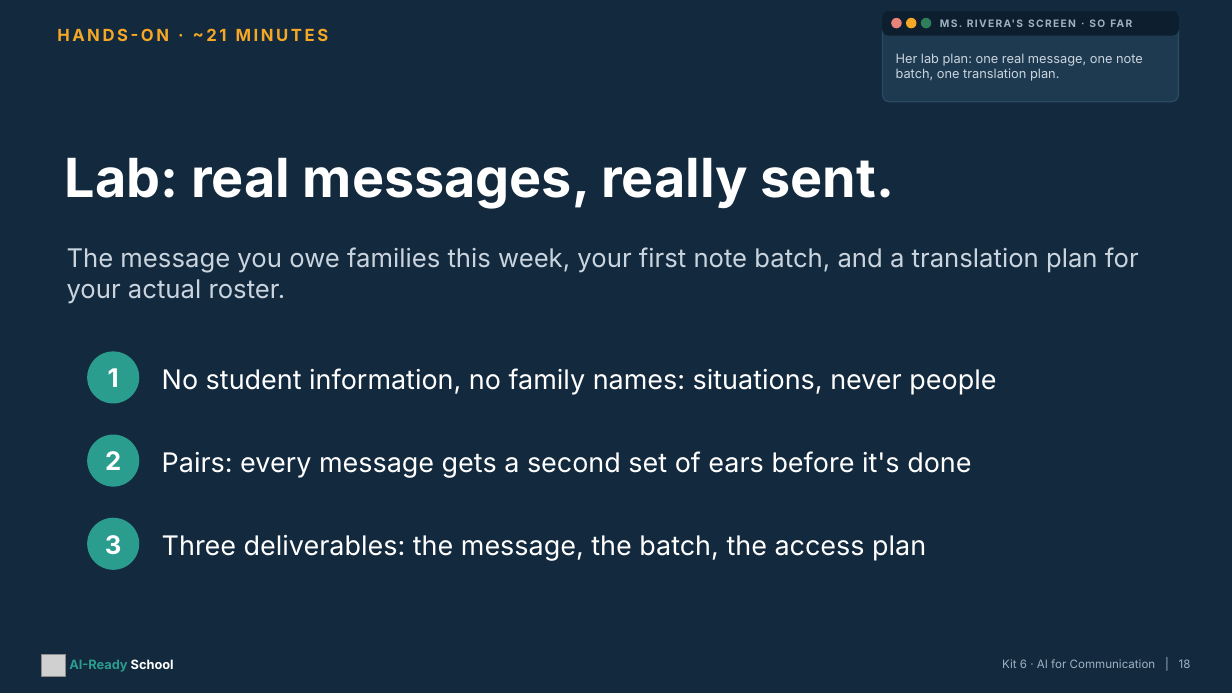
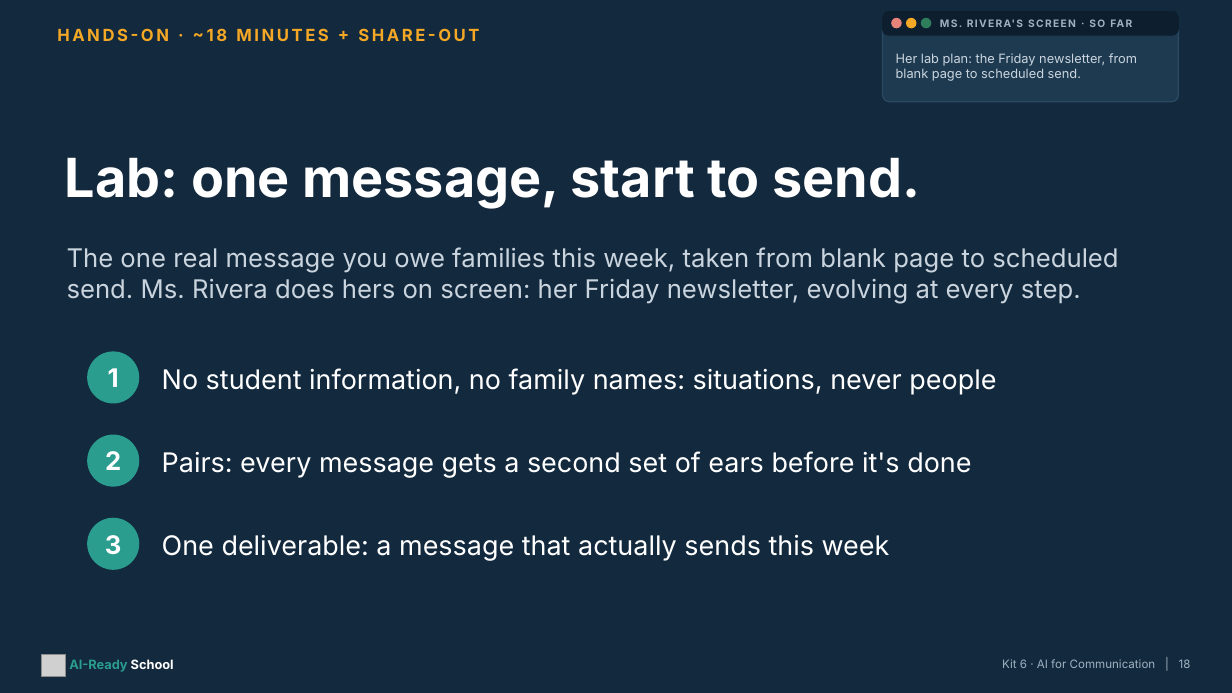
Before and after one commit to aspinozzi1/Ai-School-Ready, a slide deck: slide 18 of kits/kit06/Kit06_PresentationDeck.pptx. Drawn at 1232x693 pixels with LibreOffice and Linux fonts; fonts in the diff are those of the drawing; grey boxes stand for pictures. Boxes give left, top, right and bottom in pixels: in the first picture for what was removed or moved away, otherwise in the second. Text is boxed around its words. In the diff, an @@ line names an element or a change of style, - is before the commit and + after.

```diff
--- a/kits/kit06/Kit06_PresentationDeck.pptx
+++ b/kits/kit06/Kit06_PresentationDeck.pptx
@@ text at (57,28,479,41): text changed @@
-HANDS-ON · ~21 MINUTES
+HANDS-ON · ~18 MINUTES + SHARE-OUT
@@ text at (896,53,1137,81): text changed @@
-Her lab plan: one real message, one note batch, one translation plan.
+Her lab plan: the Friday newsletter, from blank page to scheduled send.
@@ text at (65,157,920,208): text changed @@
-Lab: real messages, really sent.
+Lab: one message, start to send.
@@ text at (67,247,1118,303): text changed @@
-The message you owe families this week, your first note batch, and a translation plan for your actual roster.
+The one real message you owe families this week, taken from blank page to scheduled send. Ms. Rivera does hers on screen: her Friday newsletter, evolving at every step.
@@ text at (162,535,890,561): text changed @@
-Three deliverables: the message, the batch, the access plan
+One deliverable: a message that actually sends this week
```
Also in this commit, not shown: 13 other slides changed, 4 slides added, 4 slides removed, 21 other files.
